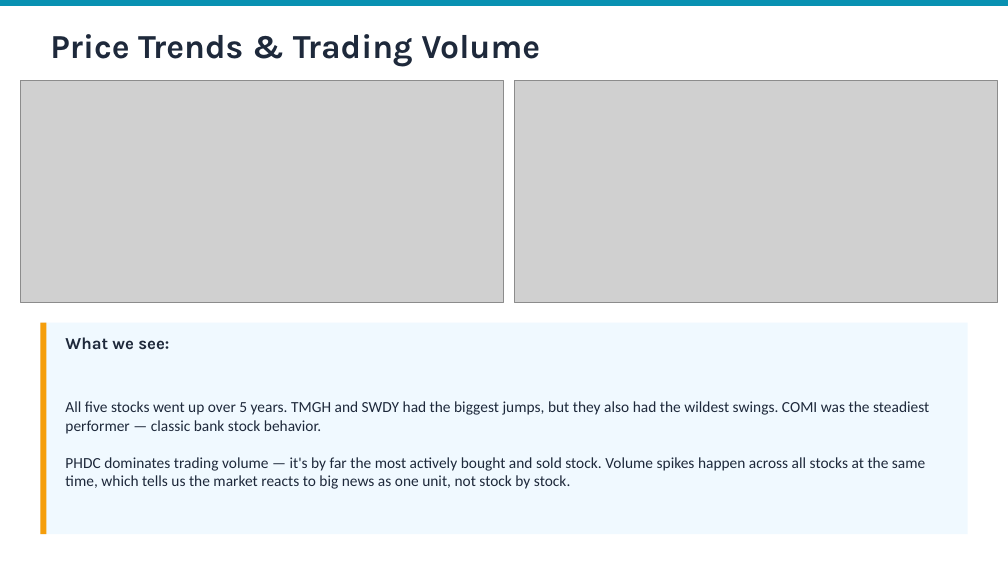
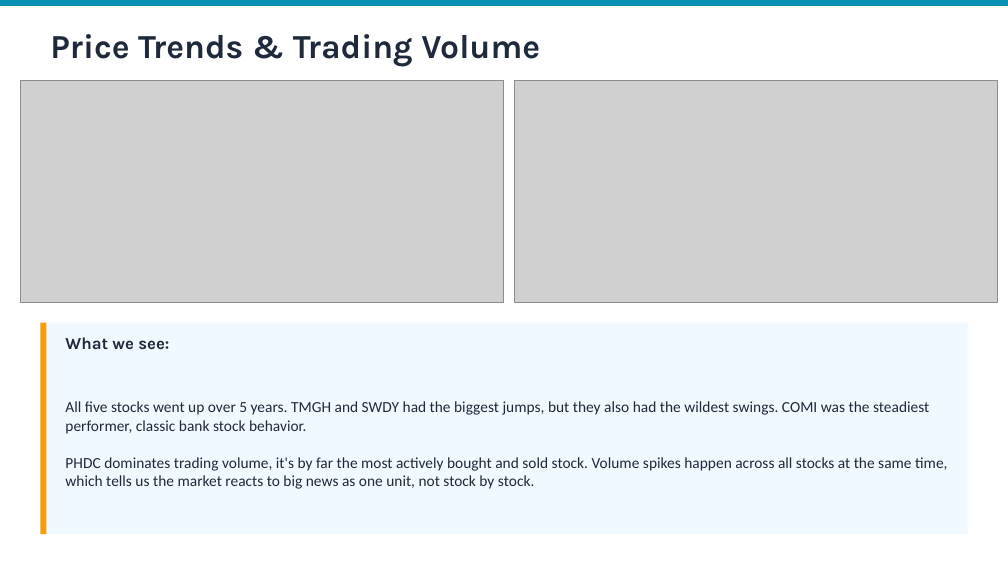
Before and after one commit to mohamedredasafan1/dataroom, a slide deck: slide 3 of EGX30_Presentation_Final.pptx. Drawn at 1008x567 pixels with LibreOffice and Linux fonts; fonts in the diff are those of the drawing; grey boxes stand for pictures. Boxes give left, top, right and bottom in pixels: in the first picture for what was removed or moved away, otherwise in the second. Text is boxed around its words. In the diff, an @@ line names an element or a change of style, - is before the commit and + after.

```diff
--- a/EGX30_Presentation_Final.pptx
+++ b/EGX30_Presentation_Final.pptx
@@ text at [65,401,947,489]: text changed @@
-All five stocks went up over 5 years. TMGH and SWDY had the biggest jumps, but they also had the wildest swings. COMI was the steadiest performer — classic bank stock behavior.
-PHDC dominates trading volume — it's by far the most actively bought and sold stock. Volume spikes happen across all stocks at the same time, which tells us the market reacts to big news as one unit, not stock by stock.
+All five stocks went up over 5 years. TMGH and SWDY had the biggest jumps, but they also had the wildest swings. COMI was the steadiest performer, classic bank stock behavior.
+PHDC dominates trading volume, it's by far the most actively bought and sold stock. Volume spikes happen across all stocks at the same time, which tells us the market reacts to big news as one unit, not stock by stock.
```
Also in this commit, not shown: 9 other slides changed.
